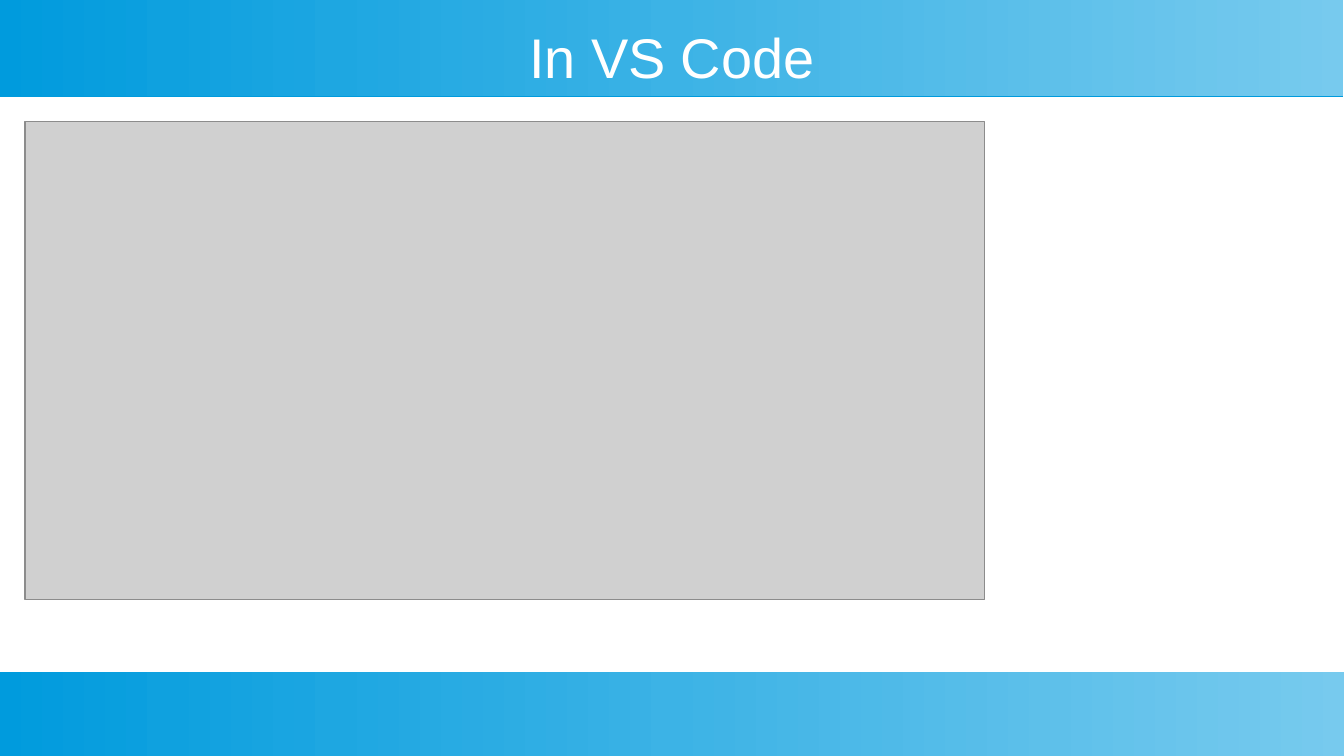
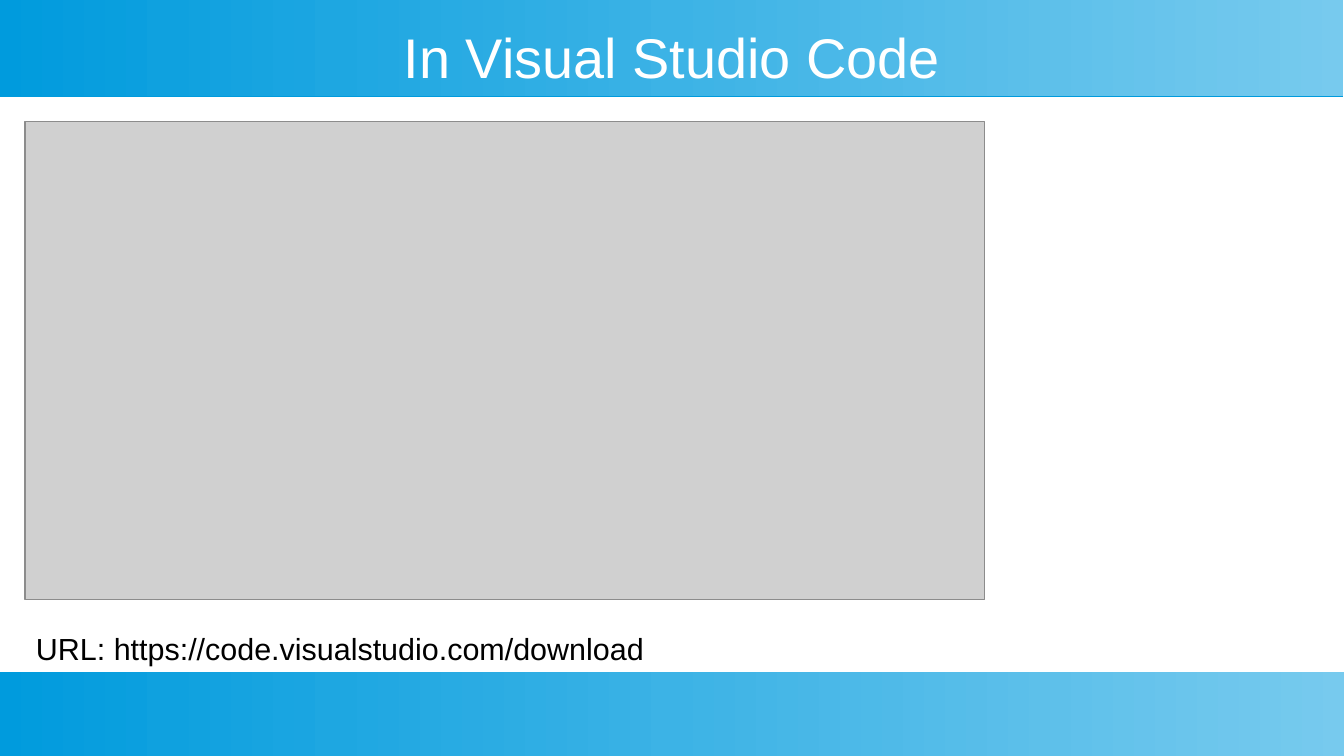
Before and after one commit to ashishjain1547/public_lessons_in_python, a slide deck: slide 5 of Ch 1- Calculator/First Class in Python.odp. Drawn at 1344x756 pixels with LibreOffice and Linux fonts; fonts in the diff are those of the drawing; grey boxes stand for pictures. Boxes give left, top, right and bottom in pixels: in the first picture for what was removed or moved away, otherwise in the second. Text is boxed around its words. In the diff, an @@ line names an element or a change of style, - is before the commit and + after.

```diff
--- a/Ch 1- Calculator/First Class in Python.odp
+++ b/Ch 1- Calculator/First Class in Python.odp
@@ title at [404,37,940,79]: text changed @@
-In VS Code
+In Visual Studio Code
@@ text added at [36,638,644,666], 18 pt, text #000000 @@
+URL: https://code.visualstudio.com/download
```
Also in this commit, not shown: 1 other slide changed, 1 slide added, 1 slide removed, 7 other files.
